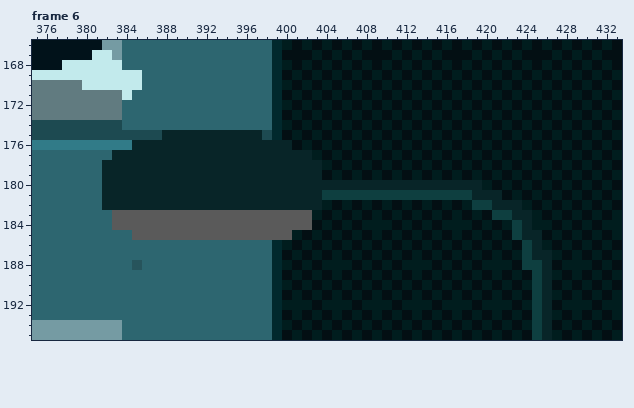
Pixel-art file: Assets/Art/2D/главный экран.aseprite. Above, as it was before the edit.
640x360 pixels, 30 frames. Colours within 5 levels of each other are drawn and written as one. Shown: frame 6: x 375..433, y 166..195. The commit also changed other frames or places, which this record leaves out.
And afterwards:
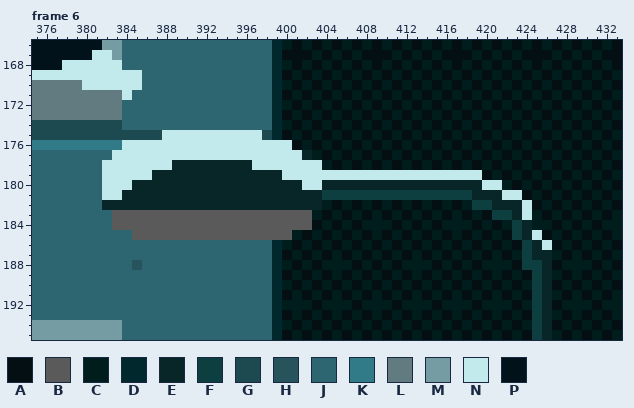
Palette (. is transparent): A #030f13  B #5a5a5a  C #001d1e  D #01292d  E #082528  F #0e3f40  G #1d4a51  H #27545c  J #2d6670  K #317b88  L #617b80  M #759ba3  N #c2eaec  P #01121a
The edit:
Frame 6, layer "снег фонарь":
Colour N replaces colour A in row 179 at x 404, 406, 408, 410, 412, 414, 416 and 418; in row 180 at x 421; in row 181 at x 422.
Colour N replaces colour C in row 179 at x 405, 407, 409, 411, 413, 415, 417 and 419; in row 180 at x 420; in row 181 at x 423; in row 182 at x 424; in row 186 at x 426.
Colour N replaces colour E in row 175 at x 388 to 397; in row 176 at x 385 to 400; in row 177 at x 383 to 401; in row 178 at x 382 to 388 and 397 to 403; in row 179 at x 382 to 386 and 400 to 403; in row 180 at x 382 to 384 and 402 to 403.
Colour N replaces colour E in row 181 at x 382 to 383; in row 183 at x 424; in row 185 at x 425.
Colour N replaces colour K in row 176 at x 384.
Boxes around the changes in both pictures, in picture pixels (x1, y1, x2, y2):
changed: (102, 130, 552, 250)
